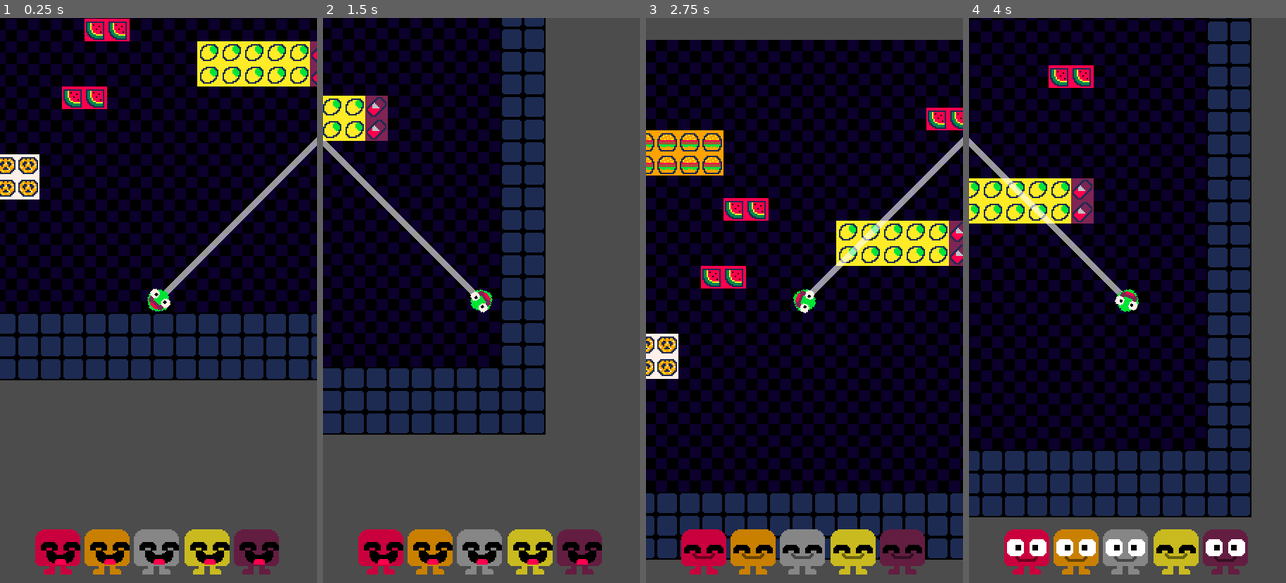
Above: before the commit, frames 1-4 (left to right).
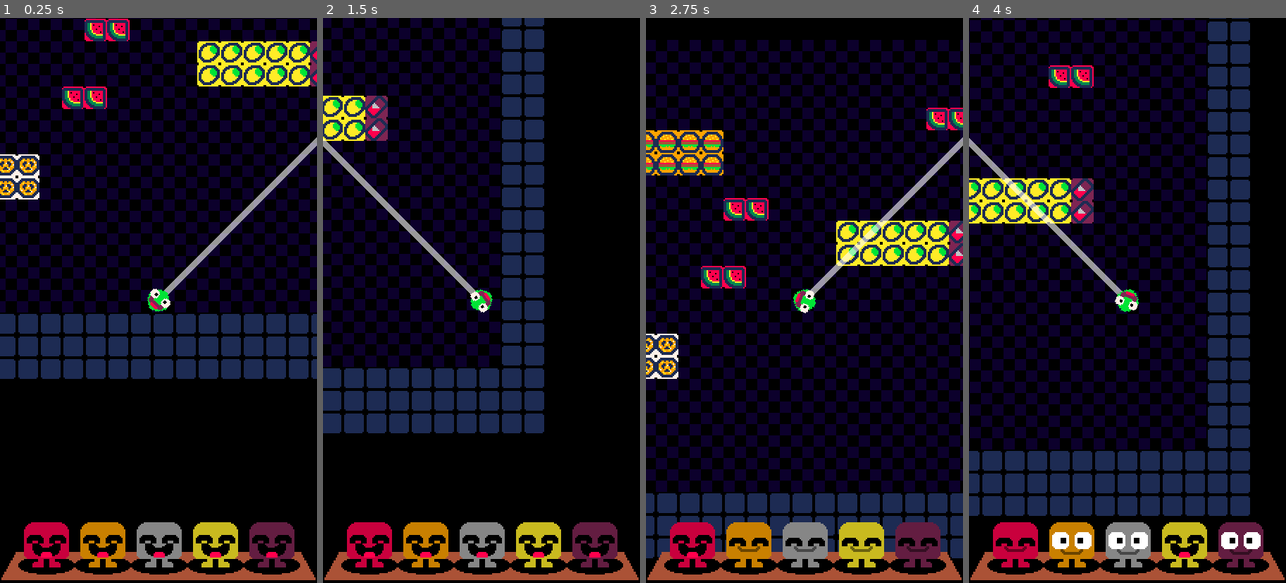
Above: after the commit, the same moments.

Repository: NEW-CYLANDIA/7drl2023
Game: Godot game, scene res://src/GameScene.tscn
Same seed, same stepped clock (60 frames per second), same inputs: the game is played once before the commit and once after it.
Inputs:
- Up to frame 1 (0.25 s): no input
- Up to frame 2 (1.5 s): tap Space (action) at 0.6, 1.35 s
- Up to frame 3 (2.75 s): tap Space (action) at 2.1 s
- Up to frame 4 (4 s): tap Space (action) at 2.85, 3.6 s

The runs differ from the first frame. In frame 1, 35% of the frame differs, in the area x 0-100%, y 0-100%; in frame 2, 47%; in frame 3, 13%; in frame 4, 20%.

Commit message:
added the lil guys to a lil shelf, added an allsorts tile that gives +1 mood to all buds, other stuff

Diff:
--- a/Tileset.tres
+++ b/Tileset.tres
@@ -161,3 +161,17 @@
 6/shape_one_way_margin = 0.0
 6/shapes = [  ]
 6/z_index = 0
+7/name = "All"
+7/texture = ExtResource( 1 )
+7/tex_offset = Vector2( 0, 0 )
+7/modulate = Color( 1, 1, 1, 1 )
+7/region = Rect2( 32, 16, 16, 16 )
+7/tile_mode = 0
+7/occluder_offset = Vector2( 0, 0 )
+7/navigation_offset = Vector2( 0, 0 )
+7/shape_offset = Vector2( 0, 0 )
+7/shape_transform = Transform2D( 1, 0, 0, 1, 0, 0 )
+7/shape_one_way = false
+7/shape_one_way_margin = 0.0
+7/shapes = [  ]
+7/z_index = 0
--- a/project.godot
+++ b/project.godot
@@ -80,4 +80,5 @@
 2d/snapping/use_gpu_pixel_snap=true
 vram_compression/import_etc=true
 vram_compression/import_etc2=false
+environment/default_clear_color=Color( 0, 0, 0, 1 )
 environment/default_environment="res://default_env.tres"
--- a/src/GameScene.tscn
+++ b/src/GameScene.tscn
@@ -9,6 +9,7 @@
 [ext_resource path="res://graphics/tongue.png" type="Texture" id=7]
 [ext_resource path="res://src/TasteBud.tscn" type="PackedScene" id=8]
 [ext_resource path="res://src/TasteBuds.gd" type="Script" id=9]
+[ext_resource path="res://graphics/bud_dock.png" type="Texture" id=10]
 
 [sub_resource type="RectangleShape2D" id=4]
 extents = Vector2( 8, 8 )
@@ -75,17 +76,23 @@
 
 [node name="UILayer" type="CanvasLayer" parent="."]
 
+[node name="BudDock" type="Sprite" parent="UILayer"]
+position = Vector2( 112.5, 388 )
+scale = Vector2( 1.115, 1 )
+texture = ExtResource( 10 )
+
 [node name="TasteBuds" type="Node2D" parent="UILayer"]
-position = Vector2( 24, -6 )
+position = Vector2( 26, -11 )
 script = ExtResource( 9 )
 
 [node name="Sweet" parent="UILayer/TasteBuds" instance=ExtResource( 8 )]
+position = Vector2( 7, 384 )
 
 [node name="Bod" parent="UILayer/TasteBuds/Sweet" index="0"]
 self_modulate = Color( 1, 0, 0.301961, 1 )
 
 [node name="Savory" parent="UILayer/TasteBuds" instance=ExtResource( 8 )]
-position = Vector2( 52, 384 )
+position = Vector2( 47, 384 )
 
 [node name="Bod" parent="UILayer/TasteBuds/Savory" index="0"]
 self_modulate = Color( 1, 0.639216, 0, 1 )
@@ -94,13 +101,13 @@
 position = Vector2( 87, 384 )
 
 [node name="Sour" parent="UILayer/TasteBuds" instance=ExtResource( 8 )]
-position = Vector2( 123, 384 )
+position = Vector2( 127, 384 )
 
 [node name="Bod" parent="UILayer/TasteBuds/Sour" index="0"]
 self_modulate = Color( 1, 0.92549, 0.152941, 1 )
 
 [node name="Bitter" parent="UILayer/TasteBuds" instance=ExtResource( 8 )]
-position = Vector2( 158, 384 )
+position = Vector2( 167, 384 )
 
 [node name="Bod" parent="UILayer/TasteBuds/Bitter" index="0"]
 self_modulate = Color( 0.494118, 0.145098, 0.32549, 1 )
--- a/src/Player.gd
+++ b/src/Player.gd
@@ -16,6 +16,7 @@
 
 export var mood_add:float = 3;
 export var mood_subtract:float = 0.5;
+export var allsorts_mood_add:float = 1;
 export(RotateState) var rotate_state:int = RotateState.Locked45;
 
 export(NodePath) var tongue_grapple_point_sprite_path:String
@@ -123,11 +124,12 @@
 	if (buds_dict.has(tile_hit_name)):
 		var affected_bud = buds_dict[tile_hit_name]
 		affected_bud.add_mood(mood_add);
-
 		for bud in buds_dict.values():
-			print(bud);
 			if (bud != affected_bud):
 				bud.add_mood(-mood_subtract);
+	if (tile_hit_name == "all"):
+		for bud in buds_dict.values():
+			bud.add_mood(allsorts_mood_add);
 
 	tongue_grapple_point = collision_point
 	tongue_length = position.distance_to(tongue_grapple_point);
--- a/src/TasteBud.gd
+++ b/src/TasteBud.gd
@@ -17,8 +17,8 @@
 
 func add_mood(mood_add):
 	mood += mood_add
-	if (mood > anims.size()-1):
-		mood = anims.size()-1
+	if (mood > anims.size()):
+		mood = anims.size()
 	if (mood < 0):
 		mood = 0;
 	play_mood();
Binary file added: graphics/bud_dock.png
Not shown, added: graphics/bud_dock.png.import
Binary file changed: graphics/tastebud.png
Binary file changed: graphics/tastebud_bod.png
Binary file changed: graphics/tileset.png
Not shown: 1 places in src/GameScene.tscn that only renumber resources
